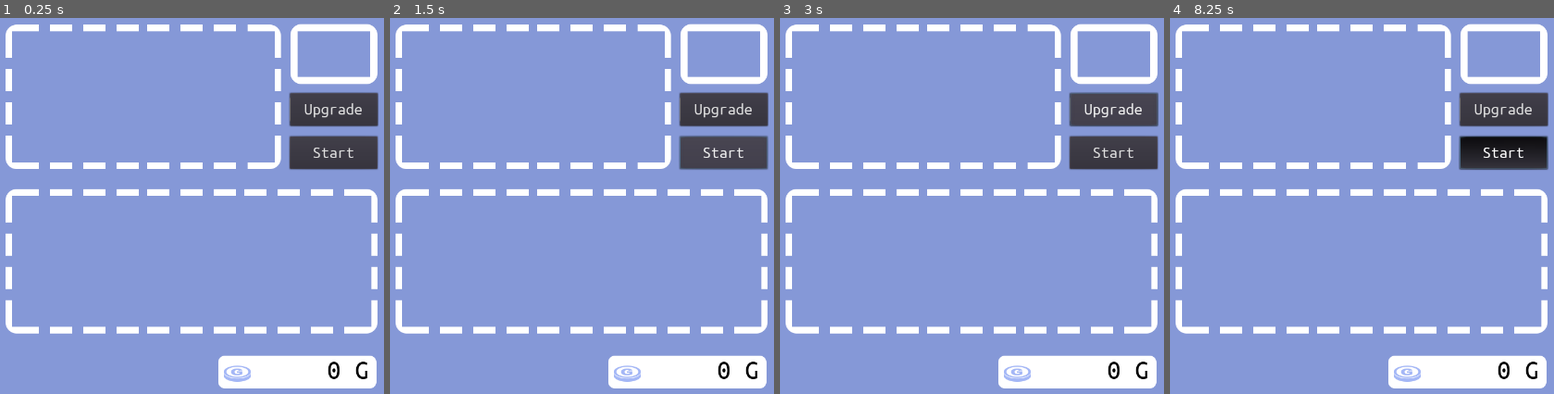
Above: before the commit, frames 1-4 (left to right).
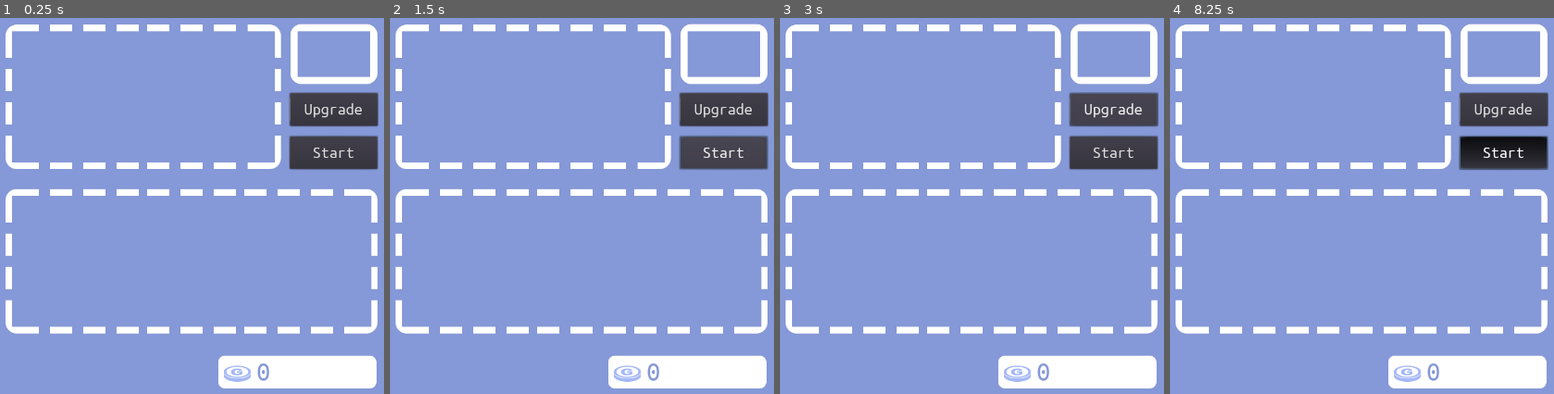
Above: after the commit, the same moments.

Repository: matzebond/DiceRepair
Game: Godot game, scene res://scenes/screens/UpgradeScene.tscn
Same seed, same stepped clock (60 frames per second), same inputs: the game is played once before the commit and once after it. This scene is started directly instead of the project's main scene.
Inputs (mouse positions are in pixels of both pictures, inside the frame that each line leads up to):
- Up to frame 1 (0.25 s): no input
- Up to frame 2 (1.5 s): click "Upgrade" at 0.5 s; click "Start" at 1.25 s
- Up to frame 3 (3 s): click "Start" at 2 s; click "Upgrade" at 2.75 s
- Up to frame 4 (8.25 s): click "Start" at 3.5 s; click "Upgrade" at 4.25 s; tap Enter at 5, 6.5, 8 s; move the mouse to (outside the picture) at 5.02 s; click (outside the picture) at 5.17 s; tap Space at 5.75, 7.25 s; drag from (1277, 78) to (1362, 262) at 5.77 s; move the mouse to (outside the picture) at 6.52 s; click (outside the picture) at 6.67 s; drag from (1338, 187) to (outside the picture) at 7.27 s; move the mouse to (1484, 149) at 8.02 s; click (1484, 149) at 8.17 s

The runs differ from the first frame. In frame 1, 0.2% of the frame differs, in the area x 66-96%, y 91-97%; in frame 2, 0.2%; in frame 3, 0.2%; in frame 4, 0.2%.
Error after the commit: Invalid call. Nonexistent function 'try_pay' in base 'Node2D (UpgradeScript.gd)'. (res://scenes/screens/ToolBench.gd:34)

Commit message:
Upgrading cost money

Diff:
--- a/scenes/die/Die.gd
+++ b/scenes/die/Die.gd
@@ -131,12 +131,12 @@
             state = Dragging
             get_tree().current_scene.dragging_die = true
             start_drag()
-        if event.pressed and mouse_inside and state == Blocked:
+        if event.pressed and mouse_inside and is_dummy:
             get_parent().select(self)
             get_tree().set_input_as_handled()
 
     if event is InputEventMouseButton and event.button_index == BUTTON_RIGHT and event.pressed:
-        if mouse_inside and state == Default and get_tree().current_scene.can_pay(viz_state.roll_cost):
+        if mouse_inside and state == Default and get_tree().current_scene.try_pay(viz_state.roll_cost):
             get_tree().current_scene.active_scene.add_die(self)
             get_tree().set_input_as_handled()
 
--- a/scenes/screens/RootScript.gd
+++ b/scenes/screens/RootScript.gd
@@ -81,7 +81,7 @@
     money += delta
     emit_signal("money_changed", money)
 
-func can_pay(amount):
+func try_pay(amount):
     if money >= amount:
         money -= amount
         emit_signal("money_changed", money)
--- a/scenes/screens/ToolBench.gd
+++ b/scenes/screens/ToolBench.gd
@@ -31,6 +31,9 @@
         if face:
             selected_faces.append([face, preview])
 
+    if not get_tree().current_scene.try_pay(20):
+        return
+
     match len(selected_faces):
         1:  # randomize face
             var preview = selected_faces[0][1]
@@ -38,9 +41,17 @@
             if not face:
                 return
             if face.type == Die.Number:
-                face.value = get_tree().current_scene.rng.randi_range(1, len(preview.die.viz_state.faces))
+                if randf() < 0.8:
+                    face.value = get_tree().current_scene.rng.randi_range(1, len(preview.die.viz_state.faces))
+                else:
+                    face.type = Die.TOOLS[get_tree().current_scene.rng.randi_range(0, len(Die.TOOLS) - 1)]
             else:
-                face.type = Die.TOOLS[get_tree().current_scene.rng.randi_range(0, len(Die.TOOLS) - 1)]
+                if randf() < 0.8:
+                    face.type = Die.TOOLS[get_tree().current_scene.rng.randi_range(0, len(Die.TOOLS) - 1)]
+                else:
+                    face.type = Die.Number
+                    face.value = get_tree().current_scene.rng.randi_range(1, len(preview.die.viz_state.faces))
+
 
         2: # swap faces
             var face_a = selected_faces[0][0]
--- a/scenes/screens/UpgradeScene.tscn
+++ b/scenes/screens/UpgradeScene.tscn
@@ -20,15 +20,14 @@
 texture = ExtResource( 1 )
 
 [node name="Money" type="Label" parent="."]
-margin_left = 529.55
-margin_top = 1234.7
-margin_right = 693.55
-margin_bottom = 1285.7
+margin_left = 492.0
+margin_top = 1238.0
+margin_right = 708.0
+margin_bottom = 1289.0
 rect_pivot_offset = Vector2( 621.451, 310.514 )
 custom_fonts/font = ExtResource( 2 )
-custom_colors/font_color = Color( 0, 0, 0, 1 )
-text = "0 G"
-align = 2
+custom_colors/font_color = Color( 0.521569, 0.596078, 0.843137, 1 )
+text = "0"
 script = ExtResource( 7 )
 __meta__ = {
 "_edit_use_anchors_": false
